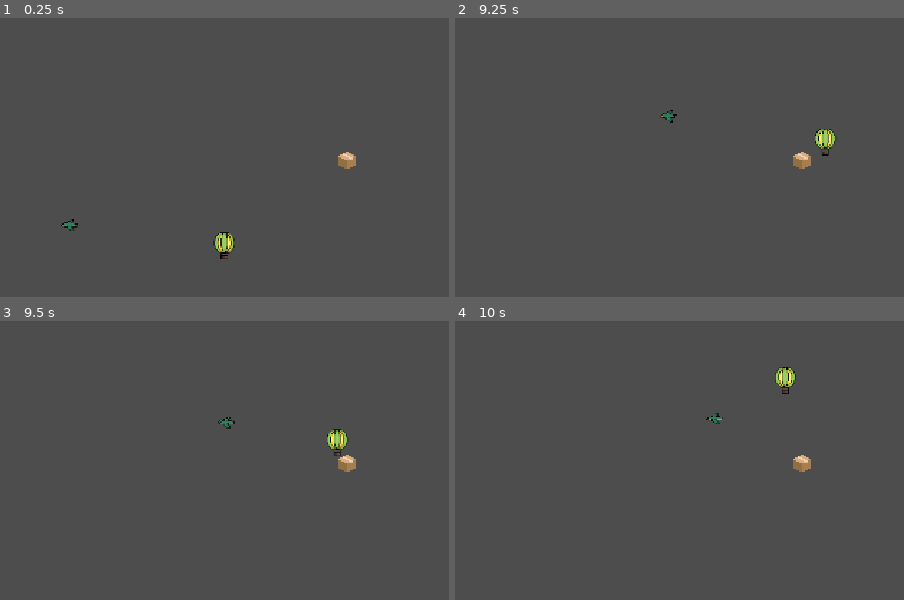
Above: before the commit, frames 1-4 (two rows, left to right).
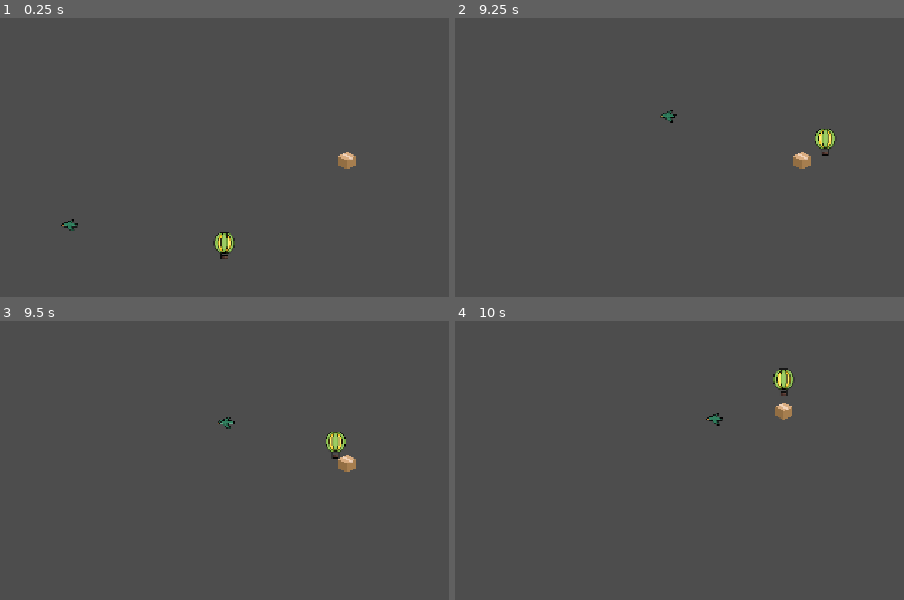
Above: after the commit, the same moments.

Repository: Lambozhuang/project-cats
Game: Godot game, scene res://demo_1.tscn
Two runs of this game, one before a commit and one after it. Both use one fixed random seed, a clock stepped at 60 frames per second and the inputs below. The project has no main scene, so this scene is started directly.
Inputs:
- Up to frame 1 (0.25 s): no input
- Up to frame 2 (9.25 s): tap Enter at 0.5 s; hold Up (move_up) 0.53-2.03 s; tap G (carry) every 0.75 s from 0.6 to 8.85 s; hold Left (move_left) 2.03-3.53 s; hold Down (move_down) 3.53-4.28 s; hold Right (move_right) 4.28-5.03 s; hold Up (move_up) 5.03-5.78 s; hold Right (move_right) 5.78-8.03 s; hold Down (move_down) 8.03-8.78 s; hold Left (move_left) from 8.78 s (still down)
- Up to frame 3 (9.5 s): keep holding Left (move_left)
- Up to frame 4 (10 s): release Left (move_left) at 9.53 s; hold Up (move_up) from 9.53 s (still down); tap G (carry) at 9.6 s

Frames 1-2 are identical in both runs. In frame 3, 0.3% of the frame differs, in the area x 48-78%, y 35-50%; in frame 4, 0.7%, in the area x 56-80%, y 16-55%.

Commit message:
fix: player can grab the item correctly

Diff:
--- a/item.gd
+++ b/item.gd
@@ -1,10 +1,6 @@
-extends RigidBody2D
+extends StaticBody2D
 
 var isCarried = false
-
-# Called when the node enters the scene tree for the first time.
-func _ready() -> void:
-	freeze = true
 
 # Called every frame. 'delta' is the elapsed time since the previous frame.
 func _process(delta: float) -> void:
@@ -24,7 +20,6 @@
 			if body.name == "Player" and get_node("../Player").canCarry == true:
 				isCarried = true
 				get_node("../Player").canCarry = false
-				freeze = true
 
 	elif Input.is_action_just_released("carry"):
 		if isCarried:
--- a/item.tscn
+++ b/item.tscn
@@ -8,7 +8,7 @@
 [sub_resource type="CircleShape2D" id="CircleShape2D_kg5e7"]
 radius = 18.0
 
-[node name="Item" type="RigidBody2D"]
+[node name="Item" type="StaticBody2D"]
 script = ExtResource("1_ttk8k")
 metadata/_edit_group_ = true
 
@@ -18,6 +18,7 @@
 
 [node name="CollisionShape2D" type="CollisionShape2D" parent="."]
 shape = SubResource("CircleShape2D_ttk8k")
+disabled = true
 
 [node name="Area2D" type="Area2D" parent="."]
 
--- a/player.tscn
+++ b/player.tscn
@@ -7,6 +7,8 @@
 size = Vector2(31, 40)
 
 [node name="Player" type="CharacterBody2D"]
+motion_mode = 1
+platform_on_leave = 2
 script = ExtResource("1_onrkg")
 
 [node name="Sprite2D" type="Sprite2D" parent="."]
Not shown: 1 places in demo_1.tscn that only renumber resources
Not shown: 1 places in item.tscn that only renumber resources
